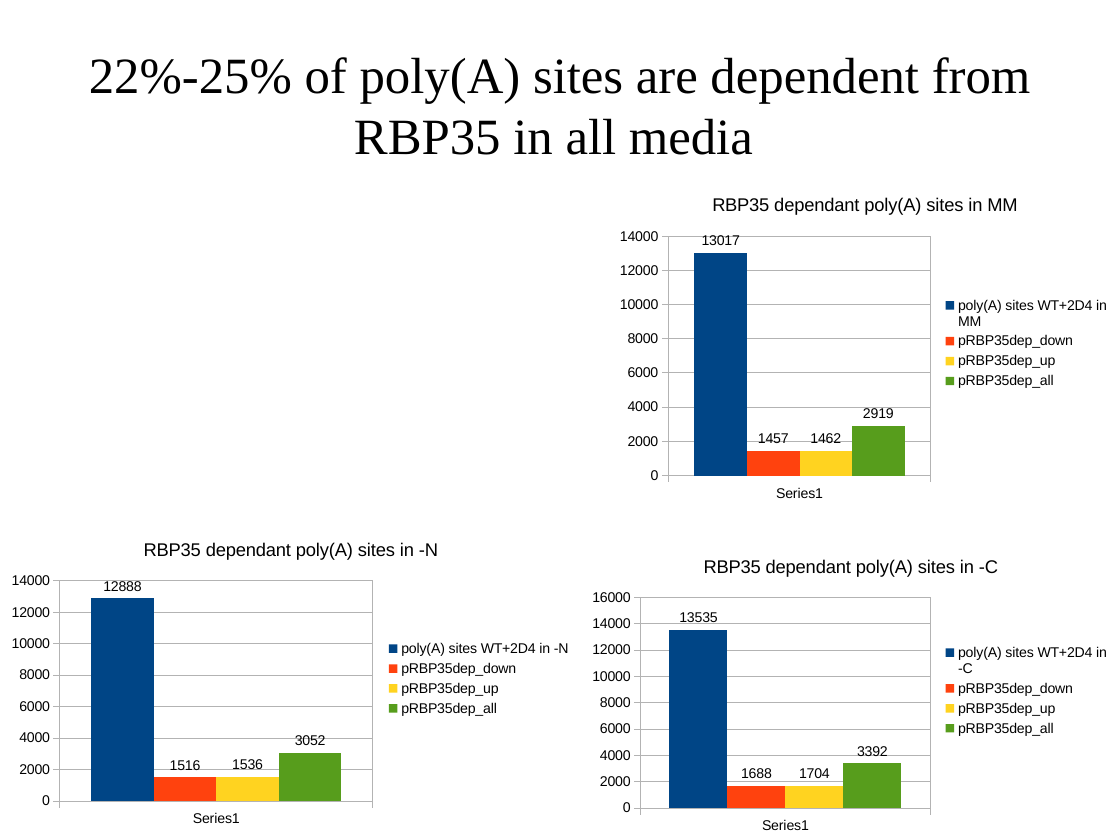
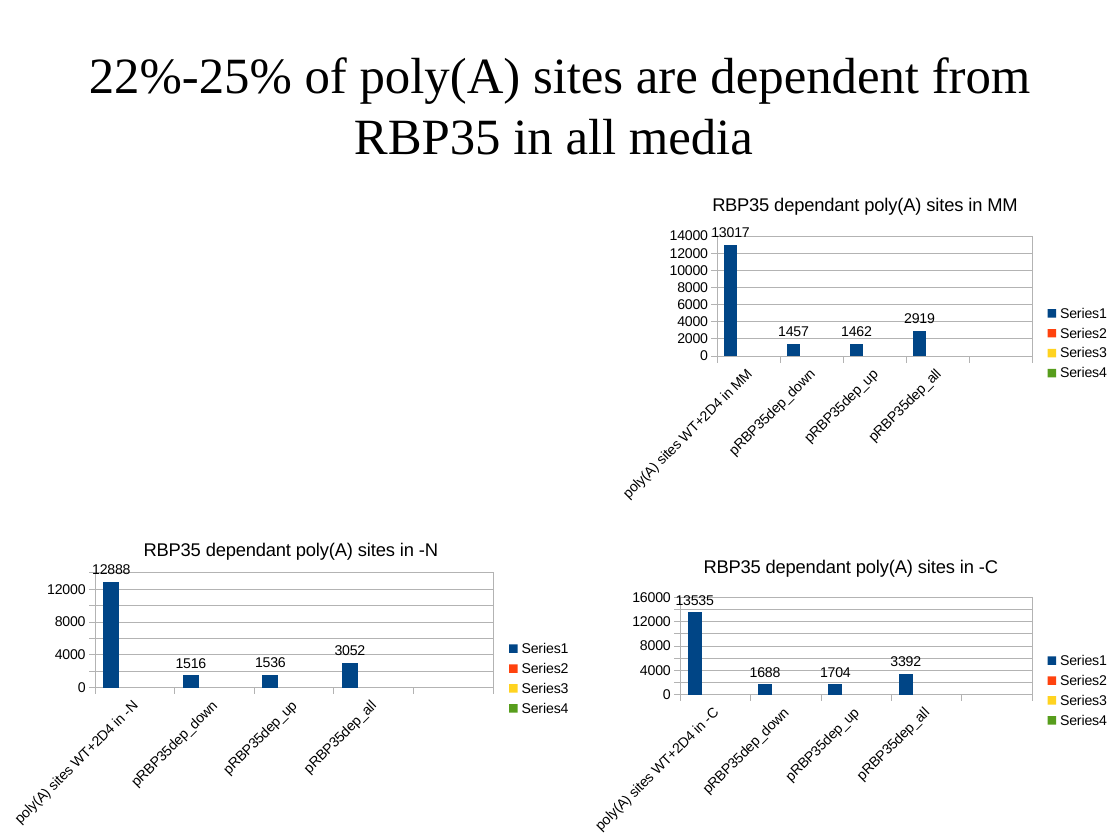
Before and after one commit to wilkinsonlab/m-oryzae-polya, a slide deck: slide 39 of doc/oryzae_presentation.odp. Drawn at 1120x840 pixels with LibreOffice and Linux fonts; fonts in the diff are those of the drawing. Boxes give left, top, right and bottom in pixels: in the first picture for what was removed or moved away, otherwise in the second. Text is boxed around its words. In the diff, an @@ line names an element or a change of style, - is before the commit and + after.

```diff
--- a/doc/oryzae_presentation.odp
+++ b/doc/oryzae_presentation.odp
@@ column chart at (x1=610, y1=179, x2=1120, y2=508) @@
-categories: 
+categories: poly(A) sites WT+2D4 in MM, pRBP35dep_down, pRBP35dep_up, pRBP35dep_all, 
-poly(A) sites WT+2D4 in MM: 13017
+: 13017, 1457, 1462, 2919, -
-pRBP35dep_down: 1457
+: -, -, -, -, -
-pRBP35dep_up: 1462
+: -, -, -, -, -
-pRBP35dep_all: 2919
+: -, -, -, -, -
@@ column chart at (x1=0, y1=524, x2=581, y2=833) @@
-categories: 
+categories: poly(A) sites WT+2D4 in -N, pRBP35dep_down, pRBP35dep_up, pRBP35dep_all, 
-poly(A) sites WT+2D4 in -N: 12888
+: 12888, 1516, 1536, 3052, -
-pRBP35dep_down: 1516
+: -, -, -, -, -
-pRBP35dep_up: 1536
+: -, -, -, -, -
-pRBP35dep_all: 3052
+: -, -, -, -, -
@@ column chart at (x1=581, y1=541, x2=1120, y2=839) @@
-categories: 
+categories: poly(A) sites WT+2D4 in -C, pRBP35dep_down, pRBP35dep_up, pRBP35dep_all, 
-poly(A) sites WT+2D4 in -C: 13535
+: 13535, 1688, 1704, 3392, -
-pRBP35dep_down: 1688
+: -, -, -, -, -
-pRBP35dep_up: 1704
+: -, -, -, -, -
-pRBP35dep_all: 3392
+: -, -, -, -, -
```
Also in this commit, not shown: 4 other slides changed, 4 other files.
